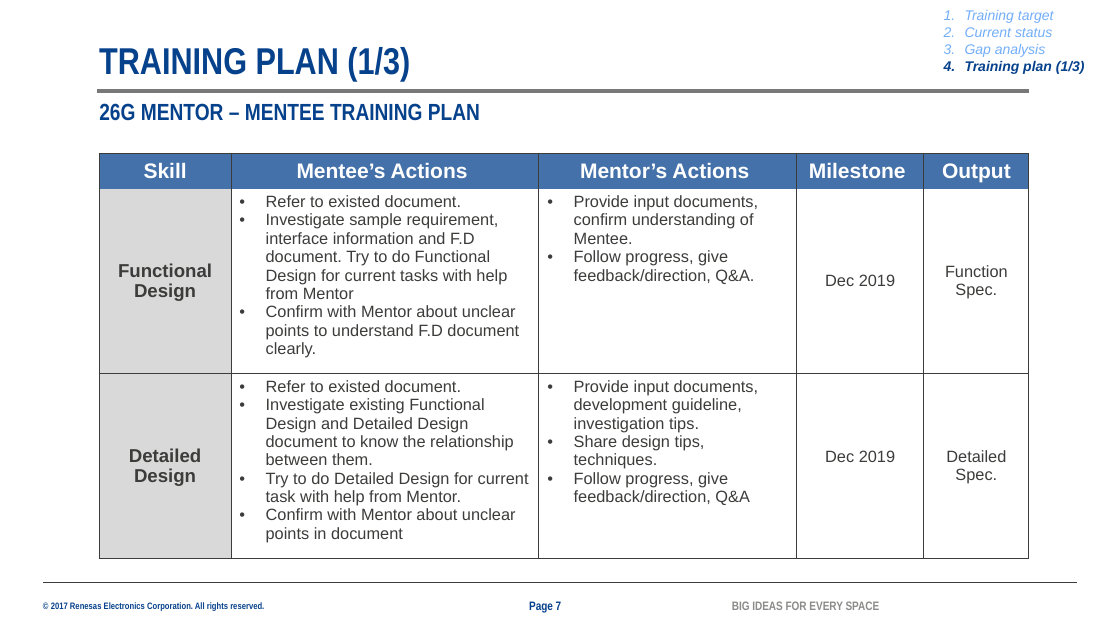
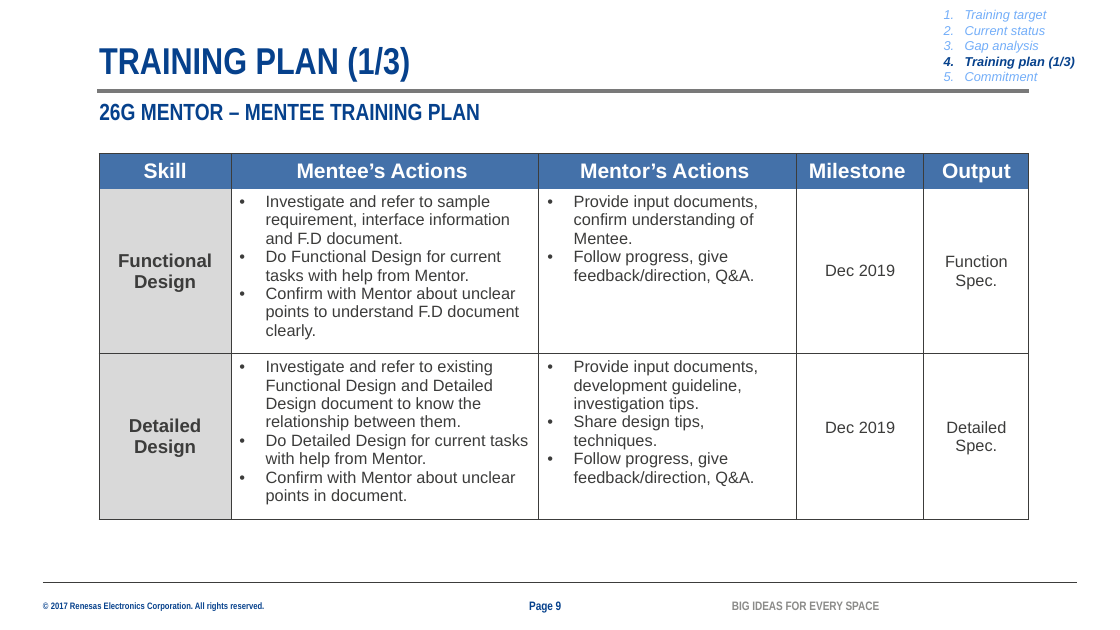
Before and after one commit to ttrunghieu201195/internaltool, a slide deck: slide 9 of [26G Mentor - Mentee][Nguyen Duong][2044].pptx (slide 7 before the commit). Drawn at 1120x630 pixels with LibreOffice and Linux fonts; fonts in the diff are those of the drawing; background and template pictures are left out. Boxes give left, top, right and bottom in pixels: in the first picture for what was removed or moved away, otherwise in the second. Text is boxed around its words. In the diff, an @@ line names an element or a change of style, - is before the commit and + after.

```diff
--- a/[26G Mentor - Mentee][Nguyen Duong][2044].pptx
+++ b/[26G Mentor - Mentee][Nguyen Duong][2044].pptx
@@ text at <box>965,10,1075,68</box>: size 12 to 11 pt in "Training target", "Current status", "Gap analysis", "Training plan (1/3)" @@
@@ text at <box>965,72,1038,81</box>: paragraph added @@
+5. Commitment
@@ table at <box>99,154,1030,519</box> @@
-row 2, column 2: Refer to existed document. / Investigate sample requirement, interface information and F.D document. Try to do Functional Design for current tasks with help from Mentor / Confirm with Mentor about unclear points to understand F.D document clearly.
+row 2, column 2: Investigate and refer to sample requirement, interface information and F.D document. / Do Functional Design for current tasks with help from Mentor. / Confirm with Mentor about unclear points to understand F.D document clearly.
-row 3, column 2: Refer to existed document. / Investigate existing Functional Design and Detailed Design document to know the relationship between them. / Try to do Detailed Design for current task with help from Mentor. / Confirm with Mentor about unclear points in document
+row 3, column 2: Investigate and refer to existing Functional Design and Detailed Design document to know the relationship between them. / Do Detailed Design for current tasks with help from Mentor. / Confirm with Mentor about unclear points in document.
-row 3, column 3: Provide input documents, development guideline, investigation tips. / Share design tips, techniques. / Follow progress, give feedback/direction, Q&A
+row 3, column 3: Provide input documents, development guideline, investigation tips. / Share design tips, techniques. / Follow progress, give feedback/direction, Q&A.
@@ fill #FFFFFF to none in 2 cells @@
@@ text at <box>529,601,562,613</box>: text changed @@
-Page 7
+Page 9
```
Also in this commit, not shown: 7 other slides changed, 3 slides added.
